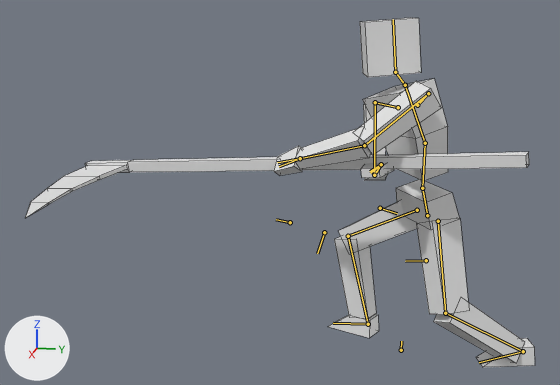
Renders of the Blender file Player.blend from each side of a commit.
The view is the same before and after, from a camera (50 mm lens) standing at (3.46, 0.1, 1.61) and looking at (0.14, -0.56, 0.78). The axes (+X, +Y, +Z) are drawn at lower left. The lights are the same throughout. Both versions are drawn at frame 10 of the action 'Player_Attack_Right'; the numbers are the values there. The bones that bend it are drawn over the model as lines. Mesh edges are drawn as thin lines.

Objects in the first picture: 'Mesh', 'Scythe'.
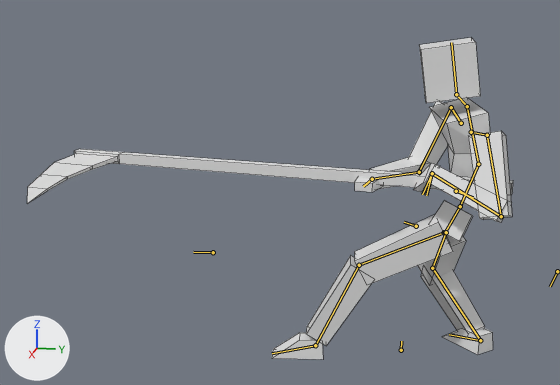
Pixel boxes [x1, y1, x2, y2] of what changed, in the pictures (560 x 385 px):
```json
{"object": "Mesh", "change": "posed", "before": [274, 18, 535, 367], "after": [272, 38, 512, 359], "on screen": "8% narrower, 8% shorter"}
{"object": "Scythe", "change": "posed", "before": [26, 152, 529, 217], "after": [27, 149, 513, 204], "on screen": "15% shorter"}
{"bone": "Midriff", "before": "(422, 188) to (425, 143)", "after": "(460, 206) to (478, 164)"}
{"bone": "Chest", "before": "(425, 143) to (405, 85)", "after": "(478, 164) to (467, 106)"}
{"bone": "Neck", "before": "(405, 85) to (395, 72)", "after": "(467, 106) to (456, 94)"}
{"bone": "Head", "before": "(395, 72) to (393, 19)", "after": "(456, 94) to (451, 42)"}
{"bone": "Shoulder.L", "before": "(417, 105) to (428, 93)", "after": "(471, 132) to (487, 135)"}
{"bone": "Shoulder.R", "before": "(398, 107) to (375, 102)", "after": "(461, 123) to (451, 107)"}
{"bone": "IK_Hand.L", "before": "(300, 158) to (277, 162)", "after": "(432, 173) to (422, 194)"}
{"bone": "IK_Elbow.L", "before": "(324, 232) to (317, 253)", "after": "(557, 271) to (550, 286)"}
{"bone": "IK_Hand.R", "before": "(381, 164) to (370, 171)", "after": "(372, 179) to (363, 186)"}
{"bone": "IK_Elbow.R", "before": "(380, 208) to (397, 213)", "after": "(456, 191) to (473, 197)"}
{"bone": "IK_Foot.R", "before": "(368, 324) to (333, 323)", "after": "(480, 340) to (449, 334)"}
```

Scene script edits in JSON lines:
```json
{"block": "bone_ik_hips", "where": "bone_ik_hips = bpy.data.objects['Armature'].pose.bones['IK_Hips']  # child of 'Bone'"}
{"op": "set", "path": "bone_ik_hips.location", "old": "(0.0, 0.241, 0.067)", "new": "(-0.032, 0.325, 0.235)"}
{"op": "set", "path": "bone_ik_hips.rotation_quaternion", "old": "(0.955, 0.116, -0.271, 0.043)", "new": "(0.966, -0.217, 0.064, -0.126)", "note": "degrees (13, -32, 1) -> degrees (-26, 4, -16)"}
{"block": "bone_midriff", "where": "bone_midriff = bpy.data.objects['Armature'].pose.bones['Midriff']  # child of 'Hips'"}
{"op": "set", "path": "bone_midriff.rotation_quaternion", "old": "(1.0, -0.009, 0.0, -0.006)", "new": "(0.985, 0.153, 0.038, -0.063)", "note": "degrees (-1, 0, -1) -> degrees (17, 5, -7)"}
{"block": "bone_chest", "where": "bone_chest = bpy.data.objects['Armature'].pose.bones['Chest']  # child of 'Midriff'"}
{"op": "set", "path": "bone_chest.rotation_quaternion", "old": "(0.993, 0.04, 0.02, 0.109)", "new": "(0.965, 0.197, 0.136, -0.103)", "note": "degrees (5, 2, 13) -> degrees (22, 18, -9)"}
{"block": "bone_neck", "where": "bone_neck = bpy.data.objects['Armature'].pose.bones['Neck']  # child of 'Chest'"}
{"op": "set", "path": "bone_neck.rotation_quaternion", "old": "(1.0, 0.0, 0.0, 0.0)", "new": "(0.996, 0.081, -0.042, 0.02)", "note": "degrees (0, 0, 0) -> degrees (9, -5, 2)"}
{"block": "bone_head", "where": "bone_head = bpy.data.objects['Armature'].pose.bones['Head']  # child of 'Neck'"}
{"op": "set", "path": "bone_head.rotation_quaternion", "old": "(0.972, -0.13, -0.186, -0.055)", "new": "(0.99, -0.134, -0.033, 0.03)", "note": "degrees (-14, -22, -4) -> degrees (-16, -3, 4)"}
{"block": "bone_shoulder_l", "where": "bone_shoulder_l = bpy.data.objects['Armature'].pose.bones['Shoulder.L']  # child of 'Chest'"}
{"op": "set", "path": "bone_shoulder_l.rotation_quaternion", "old": "(1.0, 0.0, 0.0, 0.0)", "new": "(0.985, -0.16, -0.033, -0.062)", "note": "degrees (0, 0, 0) -> degrees (-18, -5, -6)"}
{"block": "bone_shoulder_r", "where": "bone_shoulder_r = bpy.data.objects['Armature'].pose.bones['Shoulder.R']  # child of 'Chest'"}
{"op": "set", "path": "bone_shoulder_r.rotation_quaternion", "old": "(1.0, 0.0, 0.0, 0.0)", "new": "(0.994, -0.076, -0.081, 0.011)", "note": "degrees (0, 0, 0) -> degrees (-9, -9, 2)"}
{"block": "bone_ik_hand_l", "where": "bone_ik_hand_l = bpy.data.objects['Armature'].pose.bones['IK_Hand.L']  # child of 'Bone'"}
{"op": "set", "path": "bone_ik_hand_l.location", "old": "(0.606, -0.704, 0.316)", "new": "(0.513, -0.715, -0.237)"}
{"op": "set", "path": "bone_ik_hand_l.rotation_quaternion", "old": "(0.501, 0.649, -0.083, -0.567)", "new": "(0.354, 0.641, 0.328, -0.597)", "note": "degrees (79, 41, -63) -> degrees (121, 86, -1)"}
{"block": "bone_ik_elbow_l", "where": "bone_ik_elbow_l = bpy.data.objects['Armature'].pose.bones['IK_Elbow.L']  # child of 'IK_Hand.L'"}
{"op": "set", "path": "bone_ik_elbow_l.location", "old": "(-0.028, -0.026, 0.014)", "new": "(0.654, -0.342, 0.298)"}
{"block": "bone_ik_foot_l", "where": "bone_ik_foot_l = bpy.data.objects['Armature'].pose.bones['IK_Foot.L']  # child of 'Bone'"}
{"op": "set", "path": "bone_ik_foot_l.location", "old": "(-0.104, -0.519, -0.06)", "new": "(0.09, 0.405, 0.038)"}
{"op": "set", "path": "bone_ik_foot_l.rotation_quaternion", "old": "(0.991, 0.132, -0.029, 0.0)", "new": "(0.997, 0.072, -0.016, 0.0)", "note": "degrees (15, -3, 0) -> degrees (8, -2, 0)"}
{"block": "bone_ik_hand_r", "where": "bone_ik_hand_r = bpy.data.objects['Armature'].pose.bones['IK_Hand.R']  # child of 'Bone'"}
{"op": "set", "path": "bone_ik_hand_r.location", "old": "(-0.535, -1.129, -0.023)", "new": "(-0.645, -0.976, 0.0)"}
{"op": "set", "path": "bone_ik_hand_r.rotation_quaternion", "old": "(0.028, -0.147, 0.132, 0.98)", "new": "(0.018, -0.097, 0.096, 0.991)", "note": "degrees (15, 17, 179) -> degrees (11, 11, 179)"}
{"block": "bone_ik_elbow_r", "where": "bone_ik_elbow_r = bpy.data.objects['Armature'].pose.bones['IK_Elbow.R']  # child of 'IK_Hand.R'"}
{"op": "set", "path": "bone_ik_elbow_r.location", "old": "(0.394, -0.555, -0.135)", "new": "(0.089, -0.135, -0.218)"}
{"block": "bone_ik_foot_r", "where": "bone_ik_foot_r = bpy.data.objects['Armature'].pose.bones['IK_Foot.R']  # child of 'Bone'"}
{"op": "set", "path": "bone_ik_foot_r.location", "old": "(-0.042, 0.191, 0.08)", "new": "(0.075, -0.337, -0.006)"}
{"op": "set", "path": "bone_ik_foot_r.rotation_quaternion", "old": "(0.978, 0.202, 0.045, 0.0)", "new": "(0.921, 0.379, 0.084, 0.0)", "note": "degrees (23, 5, 1) -> degrees (45, 9, 4)"}
```
